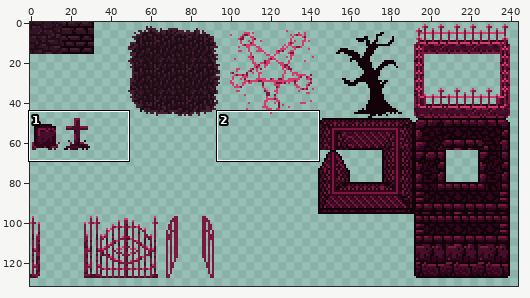
Sprite sheet: ZarguufsGraveyardAdventure/Assets/Images/tilesheet1.png. Above, an overview of the earlier version with the close-up marked.
Close-up. As it was:
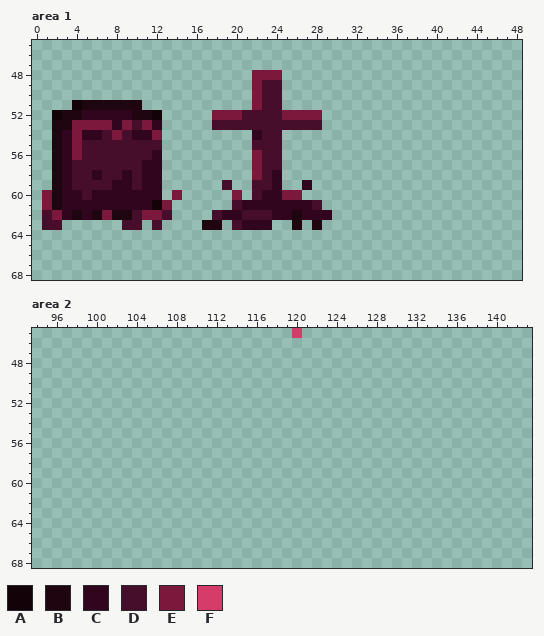
The file is 256x256 pixels. Shown: area 1: x 0..48, y 45..68; area 2: x 94..143, y 45..68. The wide view leaves out empty margins.
Palette (. is transparent): A #130208  B #1f0510  C #31051e  D #460e2b  E #7c183c  F #d53c6a
Pixels before, area 1, first column x 1:
48 .....................EEE.....
49 .....................EDD.....
50 .....................EDD.....
51 ...ABBBBBB...........EDD.....
52 .ABBCCCCCBBA.....EEEDDDDEEEE.
53 .BBEEEECEDEC.....DDDDDDDDDDD.
54 .BCECCDEDCCE.........CDD.....
55 .BCEDDDDDDDD.........DDD.....
56 .BCEDDDDDDDC.........EDD.....
57 .BCDDDDDDDCC.........EDD.....
58 .BCDDCDDCDCC.........EDC.....
59 .BCDDDDCCDCC......D..DDC..C..
60 EBCCDCCCCCCC.E.....E.DCCEE...
61 EBCCCCCCCCCAE......DCCCCCCCD.
62 DECBCBEBBDEED....DCCDDDCCBCCC
63 DD......DD.D....BB.DCCC..B.B.
Pixels before, area 2, first column x 120:
45 F
And afterwards:
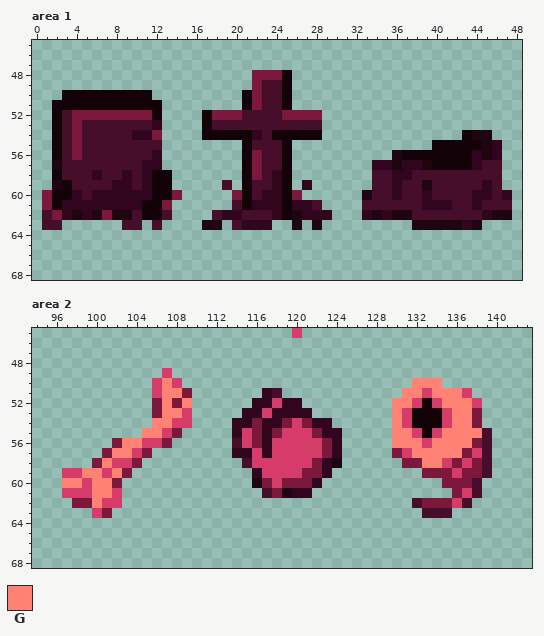
Colours new in this view: G #ff8274
Diff:
Changed rows in their new state; - is an unchanged pixel.
Area 1:
first column x 2:
48 -----------------------A----------------------
49 -----------------------A----------------------
50 -AAAAAAAAA---------A---A----------------------
51 AA-AAAAAAAA--------A---A----------------------
52 -DEEEEEEEE-----A------------------------------
53 AD-DDDDD-D-----A------------------------------
54 AD-DD-D--------AAAAA--AAAAA--------------ABB--
55 AD-----------------A---A--------------AAAAABC-
56 AD-----------------A---A----------BAAAAAAACBC-
57 -D-----------------A---A--------CCBCCBAAAACDD-
58 AD--------AA-------A---A--------DDCCDDDDDDDDD-
59 -A--------AA-------A---A--------DDCDDBDDDDDCD-
60 AA--------AA-------A---A-------BDDCDDCDDDDCCDC
61 A--------A---------A---A-------DDDDDDCCCDDCDDD
62 ---------AA------------A-------CBCBBDDDDDDDCBB
63 ------------------------------------BBBBBCB---
Area 2:
first column x 97:
49 ----------F--------------------------------
50 ---------FGF-----------------------GGG-----
51 ---------FGGE-------CD------------GGFGGGF--
52 ---------EGEG------CCFCC---------GGFAFGGGF-
53 ---------EGGF-----CCFCCCC--------GFAAAFGGE-
54 ---------GGFF----CCECCEFECC------GFAAAFGGE-
55 --------GGFE-----CFECEFFFECC-----GGFAFGGGGD
56 -----EGGFFE------DFECFFFFFEC-----GGGFGGGGED
57 ----EGGFE--------CCFCFFFFFEC-----EFGGGGGEFD
58 ---EGFFE----------DFFFFFFECB------EEGGFEFED
59 FFGGFGE------------CFFFFEEC---------EEEFEED
60 GGFGGE-------------BEFEEEC------------EEED-
61 FFFGGF--------------DEBCC--------------EFD-
62 -EEGFF-----------------------------DEEEFD--
63 ---FE-------------------------------DDD----
Boxes around the changes in both close-ups, in picture pixels (x1, y1, x2, y2):
changed: (52, 70, 322, 220)
added: (362, 130, 512, 230)
added: (62, 368, 342, 518)
added: (392, 378, 492, 518)
